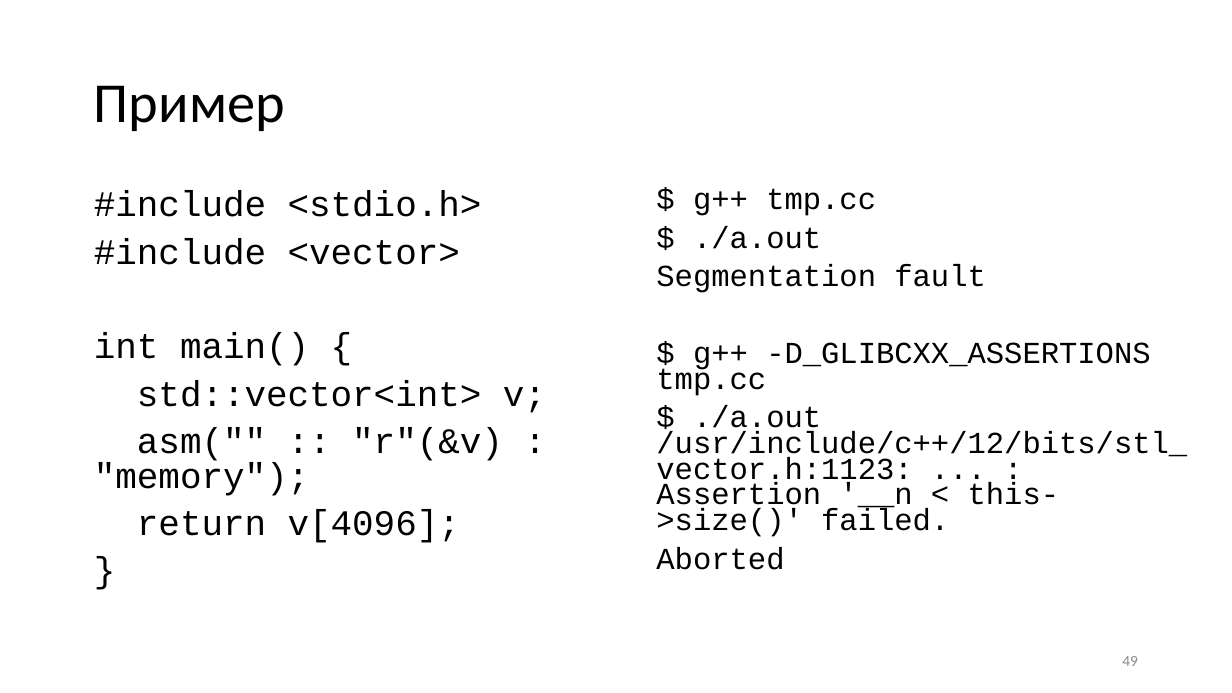
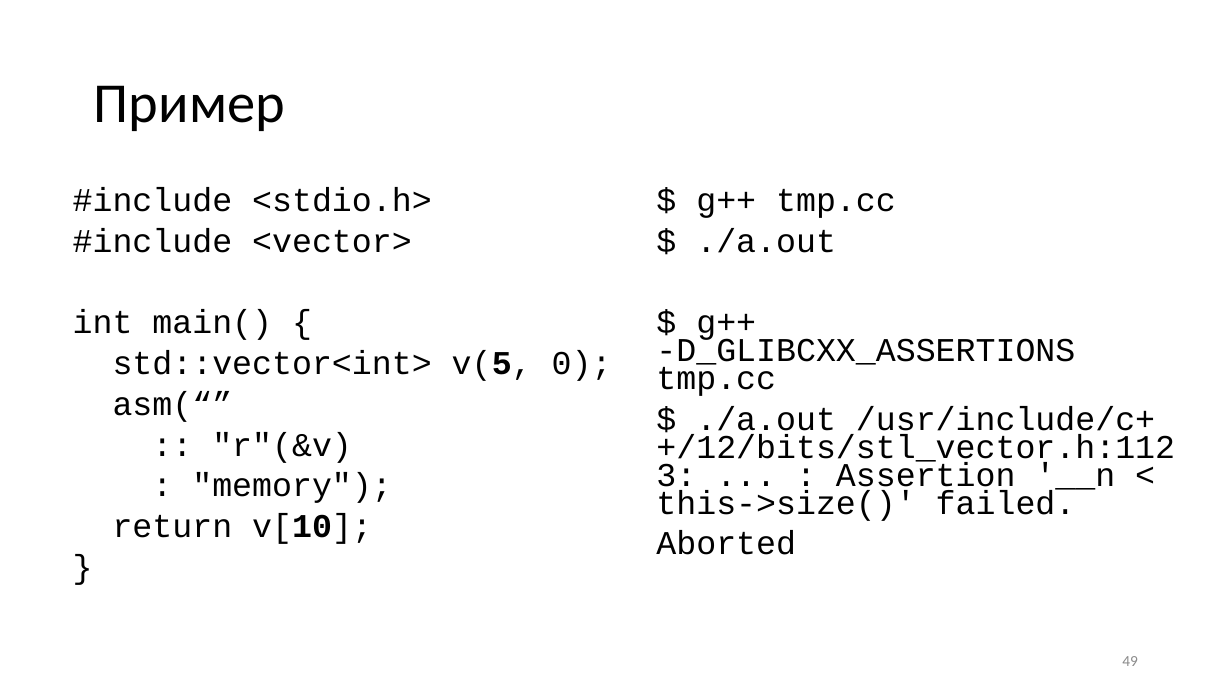
Before and after one commit to yugr/slides, a slide deck: slide 49 of CppZeroCost/2025/RU.pptx. Drawn at 1232x693 pixels with LibreOffice and Linux fonts; fonts in the diff are those of the drawing. Boxes give left, top, right and bottom in pixels: in the first picture for what was removed or moved away, otherwise in the second. Text is boxed around its words. In the diff, an @@ line names an element or a change of style, - is before the commit and + after.

```diff
--- a/CppZeroCost/2025/RU.pptx
+++ b/CppZeroCost/2025/RU.pptx
@@ text "#include <stdio.h>": place and size @@
-text "#include <stdio.h>" at box(94, 191, 546, 543)
+text "#include <stdio.h>" at box(73, 187, 612, 544)
@@ text at box(73, 187, 432, 340): size 28 to 25.9 pt in "#include <stdio.h>", "#include <vector>", "int main() {", "}"; line spacing 0.8 to 0.7 @@
@@ text "$ g++ tmp.cc" at box(656, 189, 1175, 555): size 23.8 to 25.9 pt @@
@@ text at box(656, 264, 986, 293): paragraph removed @@
-Segmentation fault
@@ text at box(113, 350, 612, 544): text changed; size 28 to 25.9 pt @@
-std::vector<int> v;
-asm("" :: "r"(&v) : "memory");
-return v[4096];
+std::vector<int> v(5, 0);
+asm(“”
+:: "r"(&v)
+: "memory");
+return v[10];
```
Also in this commit, not shown: 32 other slides changed, 3 other files.
